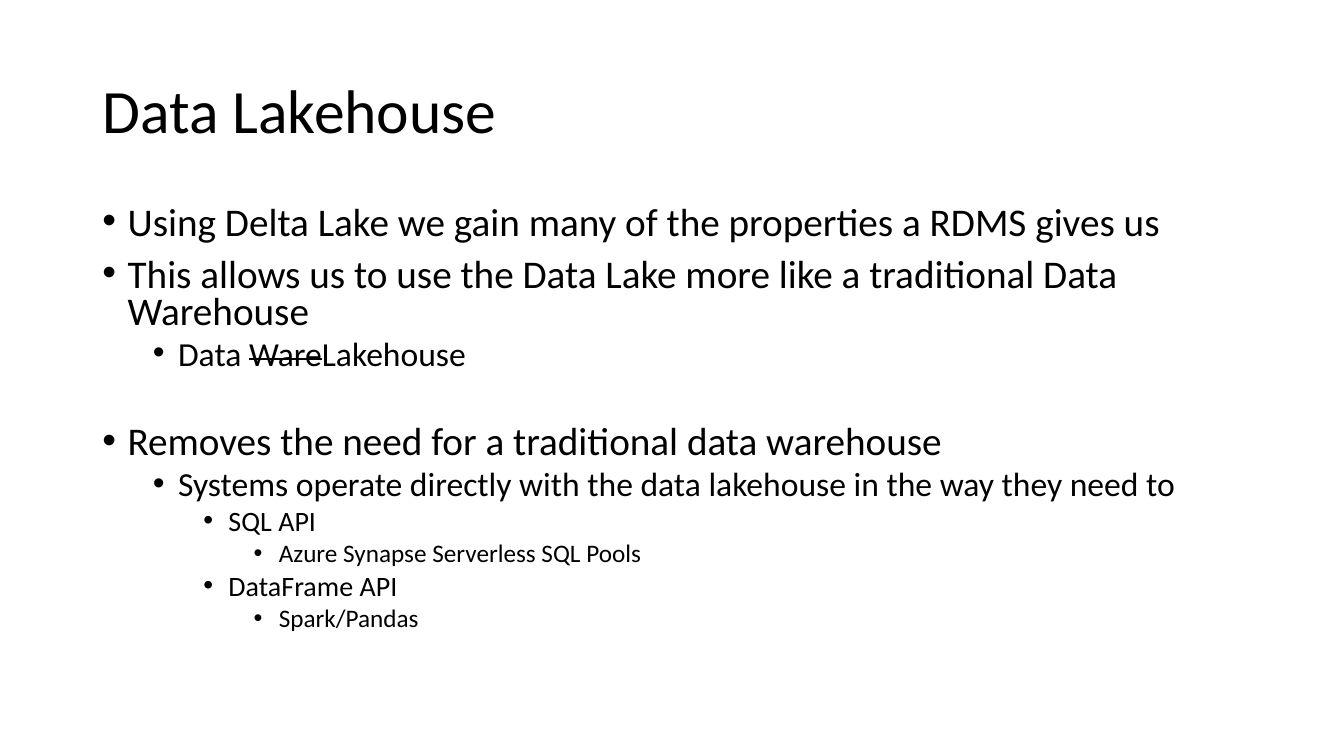
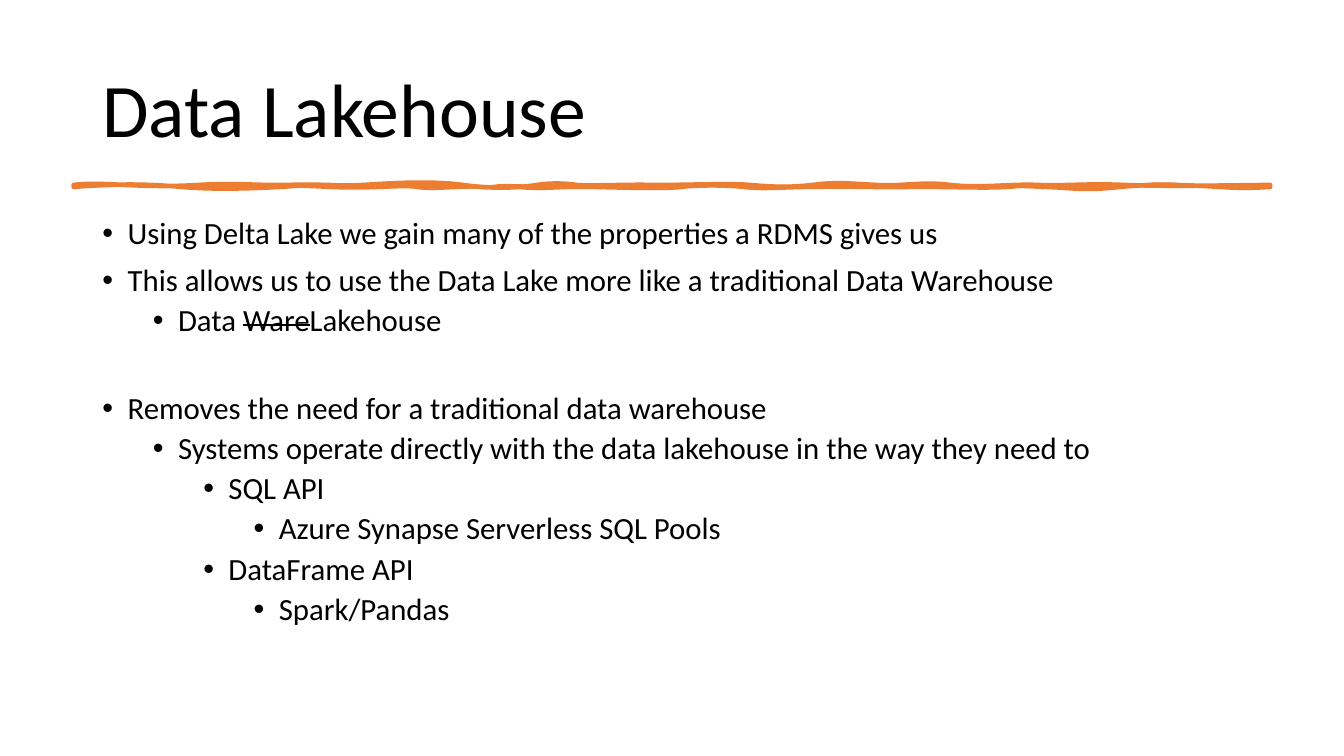
Before and after one commit to shswindell42/Presentations, a slide deck: slide 13 of Building a Data Lakehouse/Building a Data Lakehouse.pptx. Drawn at 1344x756 pixels with LibreOffice and Linux fonts; fonts in the diff are those of the drawing. Boxes give left, top, right and bottom in pixels: in the first picture for what was removed or moved away, otherwise in the second. Text is boxed around its words. In the diff, an @@ line names an element or a change of style, - is before the commit and + after.

Commit message:
Added style

```diff
--- a/Building a Data Lakehouse/Building a Data Lakehouse.pptx
+++ b/Building a Data Lakehouse/Building a Data Lakehouse.pptx
@@ title "Data Lakehouse" at [102, 84, 586, 138]: size 44 to 54 pt @@
@@ freeform shape added at [74, 185, 1270, 187], fill #ED7D31, outline #ED7D31 3.25 pt @@
@@ text "Using Delta Lake we gain ...": place and size @@
-text "Using Delta Lake we gain ..." at [128, 208, 1175, 631]
+text "Using Delta Lake we gain ..." at [128, 222, 1090, 625]
@@ text "Using Delta Lake we gain ..." at [128, 222, 1090, 625]: size 28 to 22 pt in "Using Delta Lake we gain many of ...", "This allows us to use the Data ...", "Removes the need for a traditional data ..."; size 24 to 22 pt in "Data WareLakehouse", "Systems operate directly with the data lakehouse ..."; size 20 to 22 pt in "SQL API", "DataFrame API"; size 18 to 22 pt in "Azure Synapse Serverless SQL Pools", "Spark/Pandas"; line spacing 0.8 to 0.9 @@
```
Also in this commit, not shown: 12 other slides changed.
